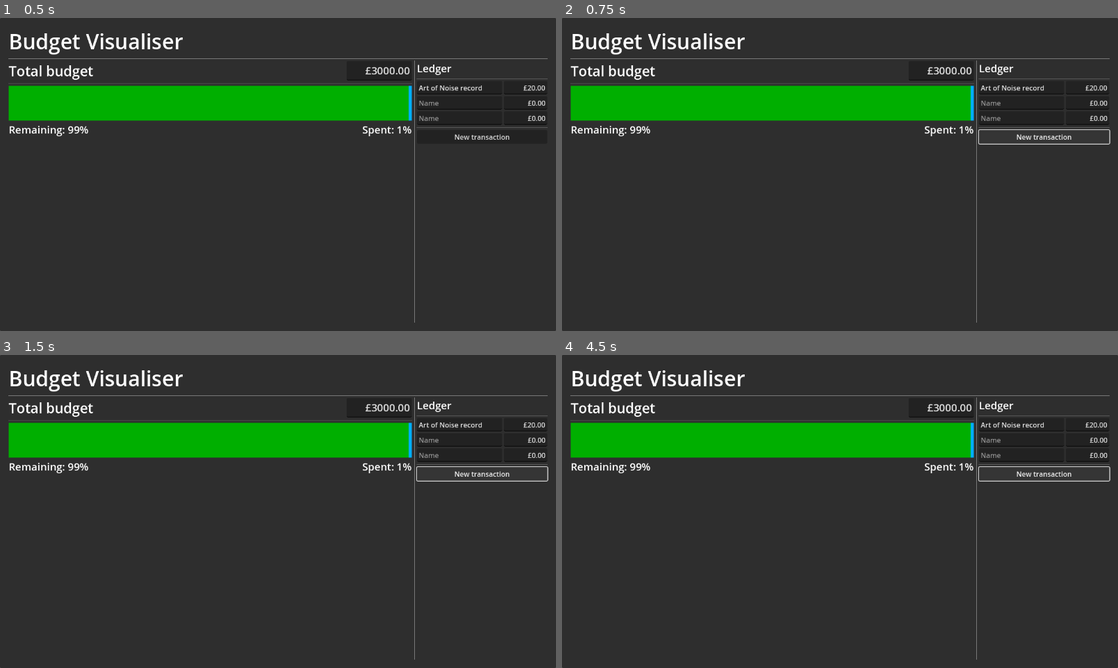
Above: before the commit, frames 1-4 (two rows, left to right).
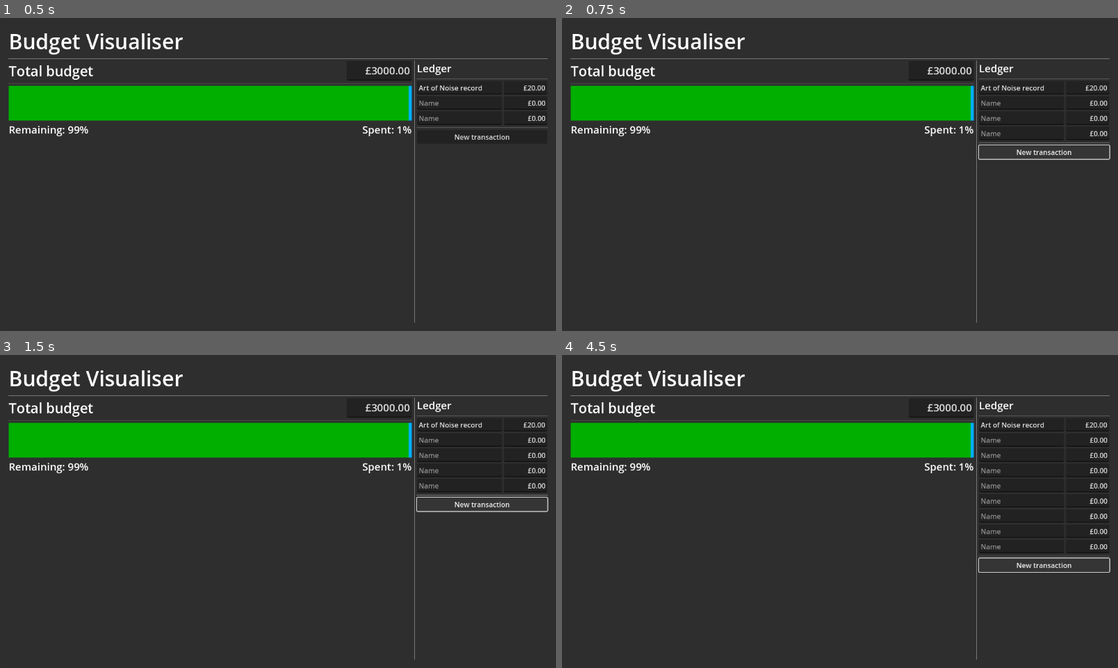
Above: after the commit, the same moments.

Repository: phrasmotica/budget-visualiser
Game: Godot game, scene res://app.tscn
Two runs of this game, one before a commit and one after it. Both use one fixed random seed, a clock stepped at 60 frames per second and the inputs below.
Inputs:
- Up to frame 1 (0.5 s): no input
- Up to frame 2 (0.75 s): click "New transaction" at 0.5 s
- Up to frame 3 (1.5 s): click "New transaction" at 1.25 s
- Up to frame 4 (4.5 s): click "New transaction" at 2 s; tap Enter at 2.75, 4.25 s; tap Space at 3.5 s

Frame 1 is identical in both runs. In frame 2, 0.9% of the frame differs, in the area x 74-99%, y 34-46%; in frame 3, 1.0%; in frame 4, 1.4%, in the area x 74-99%, y 34-70%.

Commit message:
Allow adding new row to ledger via "New transaction" button

Diff:
--- a/scenes/ledger_panel.tscn
+++ b/scenes/ledger_panel.tscn
@@ -25,7 +25,7 @@
 
 [node name="LedgerPanel" type="MarginContainer" node_paths=PackedStringArray("transaction_inputs")]
 script = ExtResource("1_6ty6e")
-transaction_inputs = [NodePath("VBoxContainer/VBoxContainer/TransactionInput0"), NodePath("VBoxContainer/VBoxContainer/TransactionInput1"), NodePath("VBoxContainer/VBoxContainer/TransactionInput2")]
+transaction_inputs = [NodePath("VBoxContainer/TransactionInputContainer/TransactionInput0"), NodePath("VBoxContainer/TransactionInputContainer/TransactionInput1"), NodePath("VBoxContainer/TransactionInputContainer/TransactionInput2")]
 
 [node name="VBoxContainer" type="VBoxContainer" parent="."]
 layout_mode = 2
@@ -38,25 +38,28 @@
 [node name="HSeparator" type="HSeparator" parent="VBoxContainer"]
 layout_mode = 2
 
-[node name="VBoxContainer" type="VBoxContainer" parent="VBoxContainer"]
+[node name="TransactionInputContainer" type="VBoxContainer" parent="VBoxContainer"]
+unique_name_in_owner = true
 layout_mode = 2
 size_flags_vertical = 3
 
-[node name="TransactionInput0" parent="VBoxContainer/VBoxContainer" instance=ExtResource("1_sx4ef")]
+[node name="TransactionInput0" parent="VBoxContainer/TransactionInputContainer" instance=ExtResource("1_sx4ef")]
 layout_mode = 2
-transaction = SubResource("Resource_n6j7p")
+transaction = SubResource("Resource_gwjj5")
 
-[node name="TransactionInput1" parent="VBoxContainer/VBoxContainer" instance=ExtResource("1_sx4ef")]
+[node name="TransactionInput1" parent="VBoxContainer/TransactionInputContainer" instance=ExtResource("1_sx4ef")]
 layout_mode = 2
 transaction = SubResource("Resource_0w5g8")
 
-[node name="TransactionInput2" parent="VBoxContainer/VBoxContainer" instance=ExtResource("1_sx4ef")]
+[node name="TransactionInput2" parent="VBoxContainer/TransactionInputContainer" instance=ExtResource("1_sx4ef")]
 layout_mode = 2
 transaction = SubResource("Resource_mkuuf")
 
 [node name="HSeparator2" type="HSeparator" parent="VBoxContainer"]
 layout_mode = 2
 
-[node name="Button" type="Button" parent="VBoxContainer"]
+[node name="NewTransactionButton" type="Button" parent="VBoxContainer"]
 layout_mode = 2
 text = "New transaction"
+
+[connection signal="pressed" from="VBoxContainer/NewTransactionButton" to="." method="_on_new_transaction_button_pressed"]
--- a/scenes/transaction_input.tscn
+++ b/scenes/transaction_input.tscn
@@ -1,13 +1,21 @@
-[gd_scene load_steps=3 format=3 uid="uid://bnf28374hirph"]
+[gd_scene load_steps=5 format=3 uid="uid://bnf28374hirph"]
 
 [ext_resource type="Script" path="res://scripts/transaction_input.gd" id="1_cqf2e"]
 [ext_resource type="PackedScene" uid="uid://bw2trii56cowr" path="res://scenes/money_edit.tscn" id="2_ar8de"]
+[ext_resource type="Script" path="res://scripts/transaction.gd" id="2_djjhi"]
+
+[sub_resource type="Resource" id="Resource_56w1f"]
+script = ExtResource("2_djjhi")
+id = 3717593088
+name = ""
+amount = 0.0
 
 [node name="TransactionInput" type="HBoxContainer"]
 custom_minimum_size = Vector2(300, 0)
 offset_right = 300.0
 offset_bottom = 31.0
 script = ExtResource("1_cqf2e")
+transaction = SubResource("Resource_56w1f")
 
 [node name="NameEdit" type="LineEdit" parent="."]
 unique_name_in_owner = true
--- a/scenes/ui.tscn
+++ b/scenes/ui.tscn
@@ -32,6 +32,7 @@
 
 [node name="BudgetPanel" parent="MarginContainer/VBoxContainer/HBoxContainer" instance=ExtResource("1_iffwd")]
 layout_mode = 2
+spent = 20.0
 
 [node name="VSeparator" type="VSeparator" parent="MarginContainer/VBoxContainer/HBoxContainer"]
 layout_mode = 2
--- a/scripts/ledger_panel.gd
+++ b/scripts/ledger_panel.gd
@@ -3,6 +3,12 @@
 
 @export
 var transaction_inputs: Array[TransactionInput] = []
+
+@onready
+var transaction_input_container: VBoxContainer = %TransactionInputContainer
+
+@onready
+var transaction_input_scene: PackedScene = load("res://scenes/transaction_input.tscn")
 
 var _transactions: Dictionary = {}
 
@@ -10,10 +16,7 @@
 
 func _ready():
 	for ti: TransactionInput in transaction_inputs:
-		ti.adjust_transaction.connect(handle_adjust_transaction)
-
-		# TODO: collect the initial transactions in a more efficient way
-		ti.adjust()
+		connect_input(ti)
 
 func handle_adjust_transaction(transaction: Transaction):
 	print("Transaction " + str(transaction.id) + " for " + transaction.name + " has amount " + str(transaction.amount))
@@ -25,3 +28,15 @@
 	print("Ledger contains " + str(len(transactions)) + " transaction(s)")
 
 	transactions_changed.emit(transactions)
+
+func _on_new_transaction_button_pressed() -> void:
+	var ti: TransactionInput = transaction_input_scene.instantiate()
+	transaction_input_container.add_child(ti)
+
+	connect_input(ti)
+
+func connect_input(ti: TransactionInput):
+	ti.adjust_transaction.connect(handle_adjust_transaction)
+
+	# TODO: collect the initial transactions in a more efficient way
+	ti.adjust()
Not shown: 1 places in scenes/ledger_panel.tscn that only renumber resources
